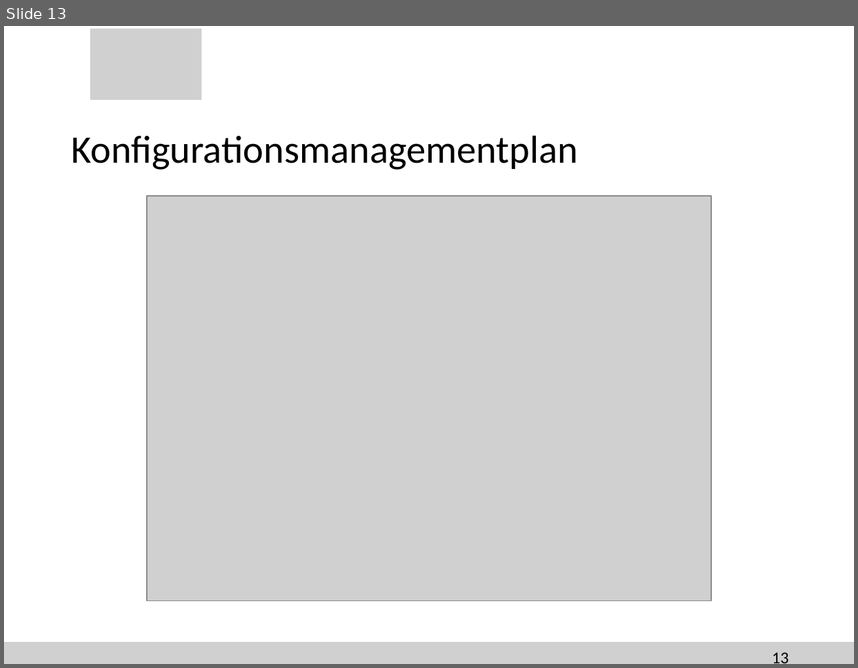
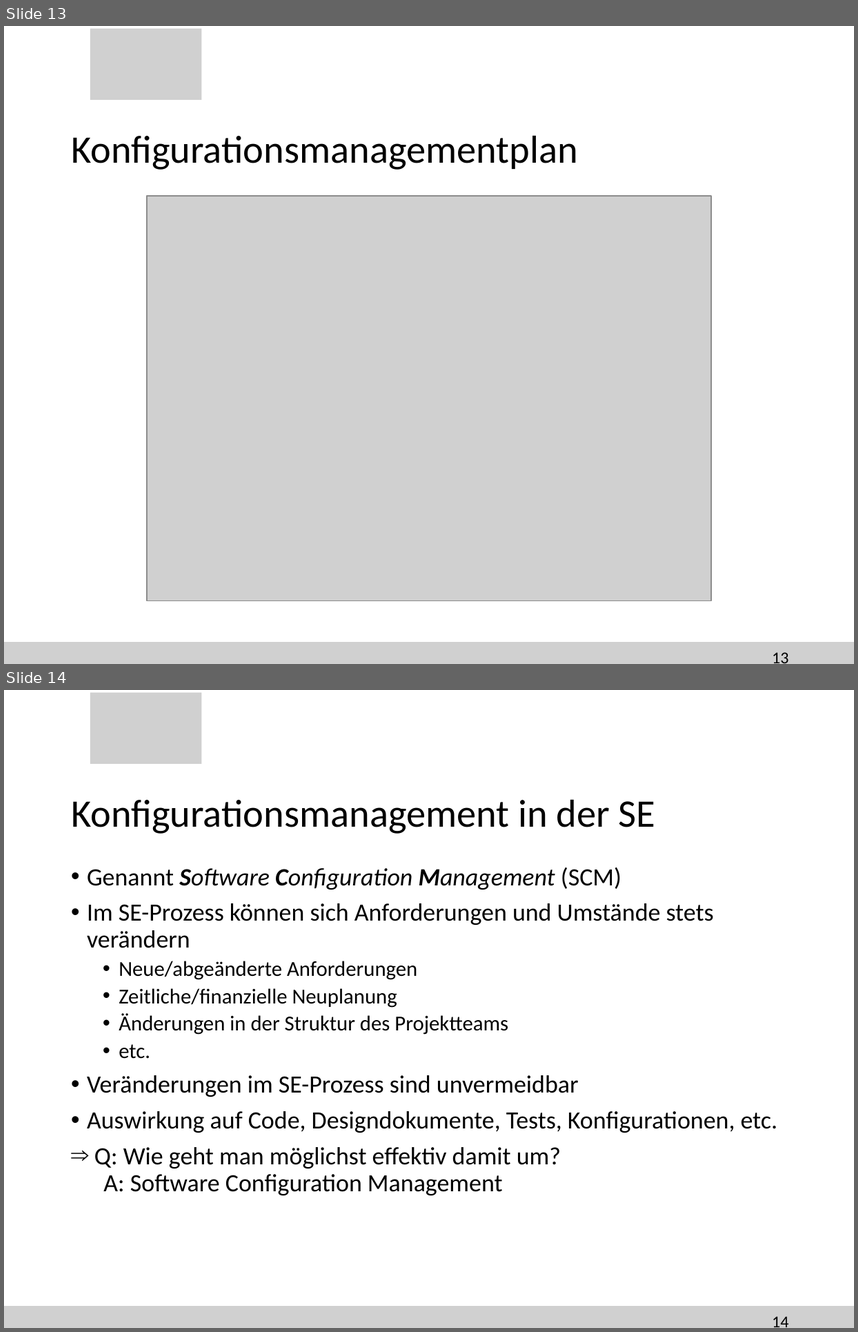
Before and after one commit to SteiMi/swm-seminar, a slide deck: Präsentation/seminar.pptx. Shown one above the other, each under a label of ours: slide 13 before the commit, slides 13 and 14 after it. The pictures are 858x668 and 858x1332 pixels, drawn with LibreOffice and Linux fonts; fonts in the diff are those of the drawing; grey boxes stand for pictures; background and template pictures are left out. Boxes give left, top, right and bottom in pixels: in the first picture for what was removed or moved away, otherwise in the second. Text is boxed around its words. In the diff, an @@ line names an element or a change of style, - is before the commit and + after.

```diff
--- a/Präsentation/seminar.pptx
+++ b/Präsentation/seminar.pptx
@@ slide 14 added at box(4, 690, 854, 1328), background #FFFFFF; not listed: 2 template elements that a slide beside it also shows @@
@@ title added at box(71, 799, 655, 834), 33 pt, text #000000 @@
+Konfigurationsmanagement in der SE
@@ text added at box(87, 867, 778, 1195), 21 pt, text #000000 @@
+• Genannt Software Configuration Management (SCM)
+• Im SE-Prozess können sich Anforderungen und Umstände stets verändern
+  • Neue/abgeänderte Anforderungen
+  • Zeitliche/finanzielle Neuplanung
+  • Änderungen in der Struktur des Projektteams
+  • etc.
+• Veränderungen im SE-Prozess sind unvermeidbar
+• Auswirkung auf Code, Designdokumente, Tests, Konfigurationen, etc.
+⇒ Q: Wie geht man möglichst effektiv damit um?
+  A: Software Configuration Management
@@ page number added at box(772, 1316, 789, 1327), 14 pt, text #000000 @@
+14
```
Also in this commit, not shown: 2 slides changed, 5 other slides added, 1 other file.
